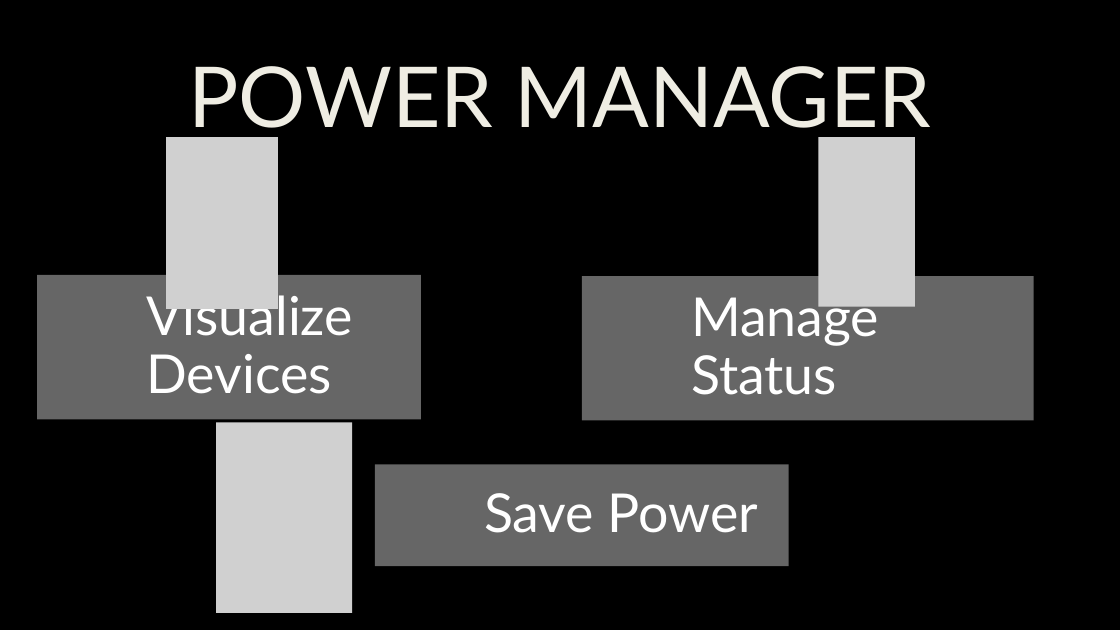
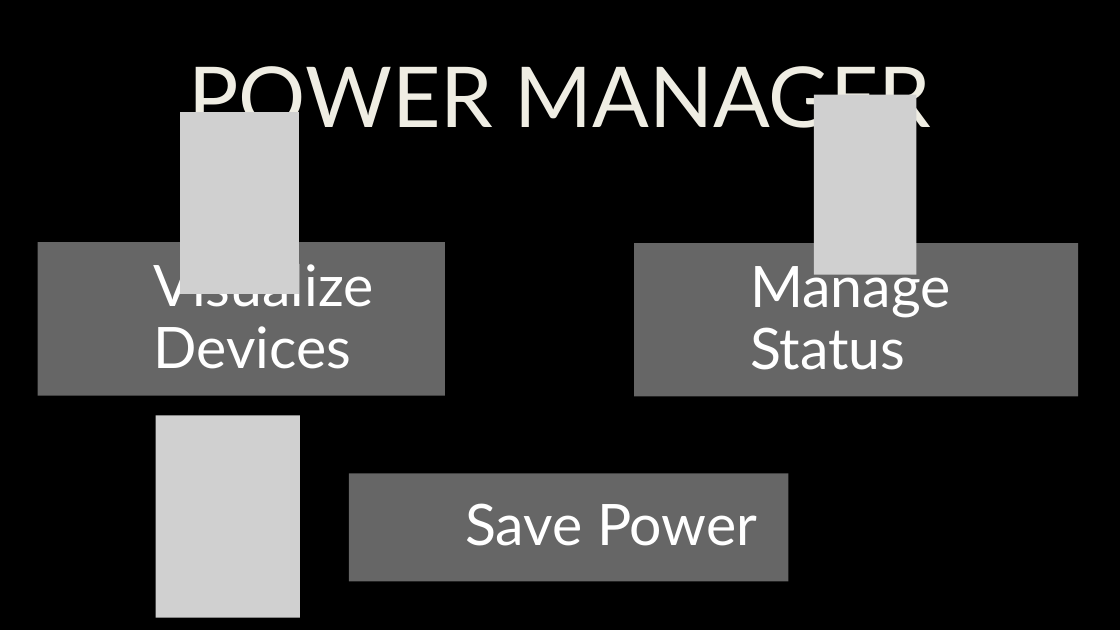
Before and after one commit to phoon01/InazumaThree-Household-manager, a slide deck: slide 3 of HH_MANAGER.pptx. Drawn at 1120x630 pixels with LibreOffice and Linux fonts; fonts in the diff are those of the drawing; grey boxes stand for pictures; background and template pictures are left out. Boxes give left, top, right and bottom in pixels: in the first picture for what was removed or moved away, otherwise in the second. Text is boxed around its words. In the diff, an @@ line names an element or a change of style, - is before the commit and + after.

```diff
--- a/HH_MANAGER.pptx
+++ b/HH_MANAGER.pptx
@@ picture: place and size @@
-picture at box(166, 137, 278, 309)
+picture at box(180, 112, 298, 294)
@@ picture: place and size @@
-picture at box(818, 137, 915, 307)
+picture at box(814, 95, 917, 275)
@@ text "Visualize Devices": place and size @@
-text "Visualize Devices" at box(146, 289, 353, 394)
+text "Visualize Devices" at box(154, 256, 374, 369)
@@ rectangle: place and size @@
-rectangle at box(37, 275, 421, 419)
+rectangle at box(38, 242, 445, 396)
@@ size 46 to 49 pt; more space between paragraphs in 3 elements at box(465, 503, 757, 546), box(154, 256, 374, 369), box(750, 257, 950, 370) @@
@@ text "Manage Status": place and size @@
-text "Manage Status" at box(691, 290, 879, 395)
+text "Manage Status" at box(750, 257, 950, 370)
@@ rectangle: place and size @@
-rectangle at box(582, 276, 1034, 421)
+rectangle at box(634, 243, 1079, 396)
@@ picture added at box(155, 416, 300, 618) @@
@@ picture removed at box(216, 423, 352, 613) @@
@@ text "Save Power": place and size @@
-text "Save Power" at box(484, 493, 758, 533)
+text "Save Power" at box(465, 503, 757, 546)
@@ rectangle: place and size @@
-rectangle at box(375, 465, 789, 566)
+rectangle at box(349, 473, 788, 581)
```
